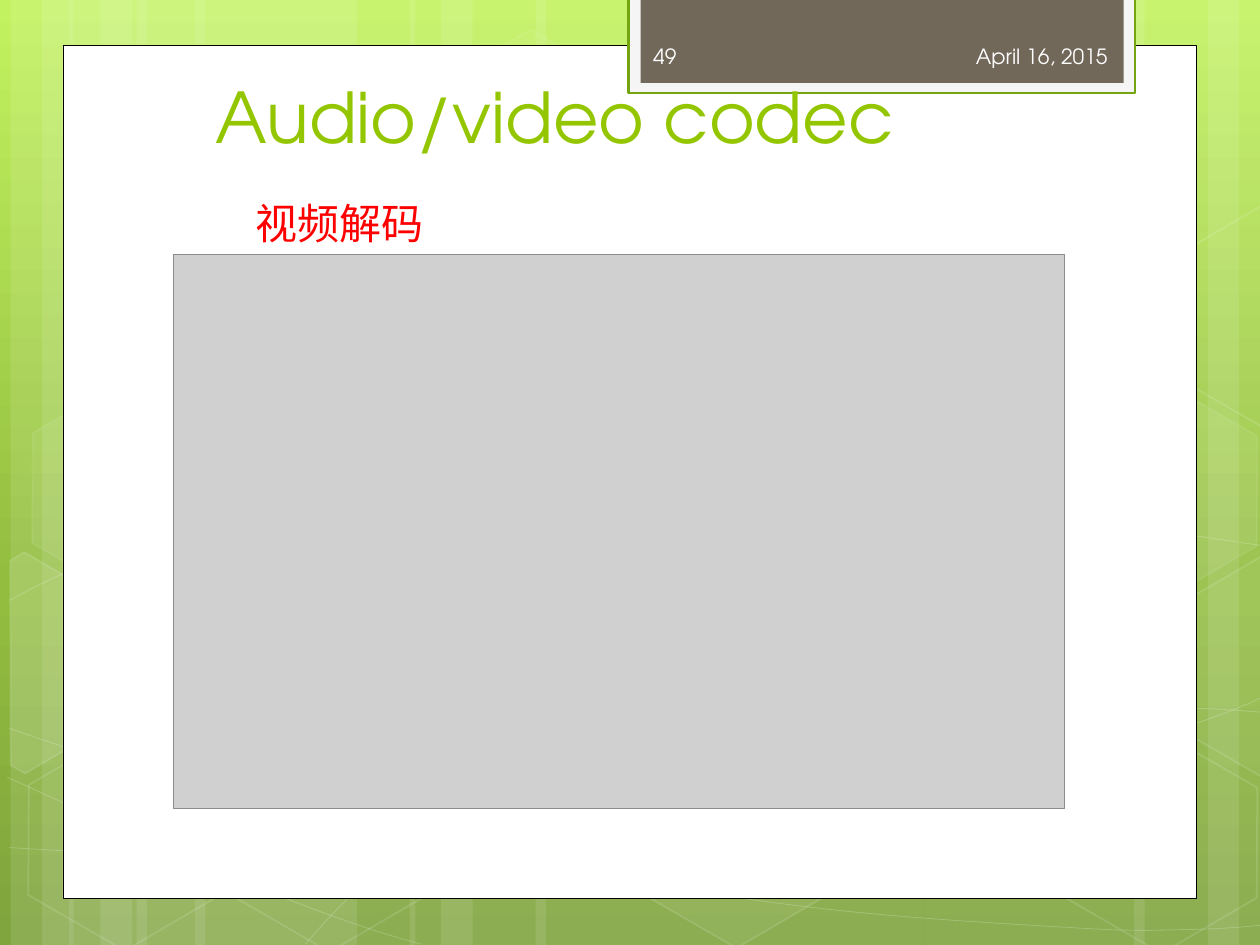
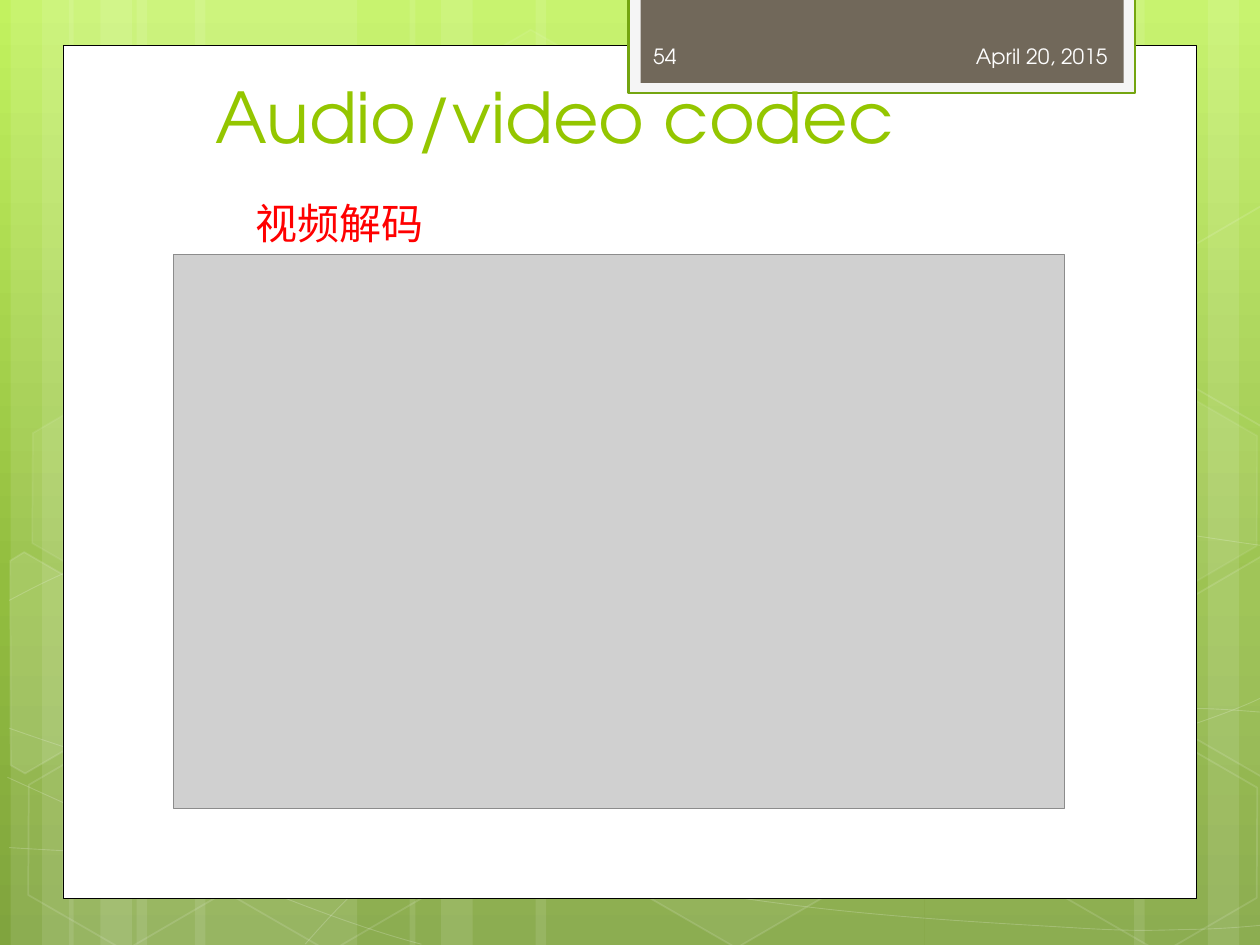
Before and after one commit to peterjerry/MeetSDK, a slide deck: slide 54 of engine2/Doc/training/mediaplayer_training.pptx (slide 49 before the commit). Drawn at 1260x945 pixels with LibreOffice and Linux fonts; fonts in the diff are those of the drawing; grey boxes stand for pictures. Boxes give left, top, right and bottom in pixels: in the first picture for what was removed or moved away, otherwise in the second. Text is boxed around its words. In the diff, an @@ line names an element or a change of style, - is before the commit and + after.

Commit message:
1 fix audio mode surface release problem 2 add meetplayer resource 3 fix xoplayer UpdateCheckEvent 4 update training ppt 5 fix fifobuffer.cpp

```diff
--- a/engine2/Doc/training/mediaplayer_training.pptx
+++ b/engine2/Doc/training/mediaplayer_training.pptx
@@ page number at [653,48,676,64]: text changed @@
-49
+54
@@ text at [976,48,1107,68]: text changed @@
-April 16, 2015
+April 20, 2015
```
Also in this commit, not shown: 56 other slides changed, 5 slides added, 32 other files.
